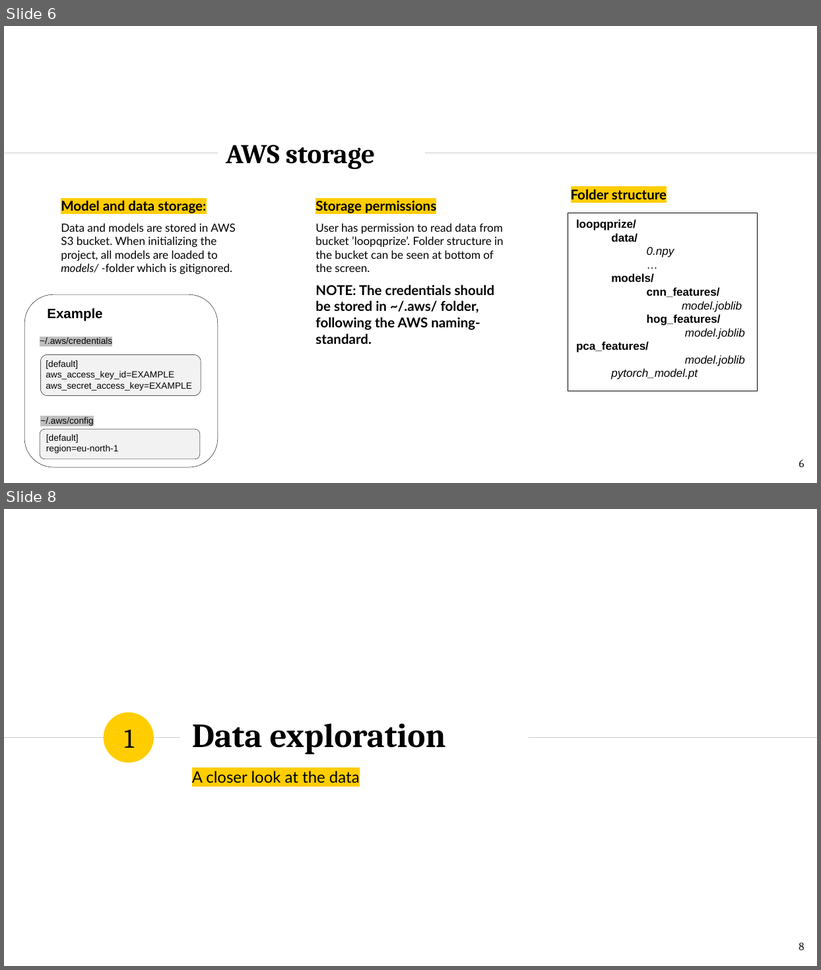
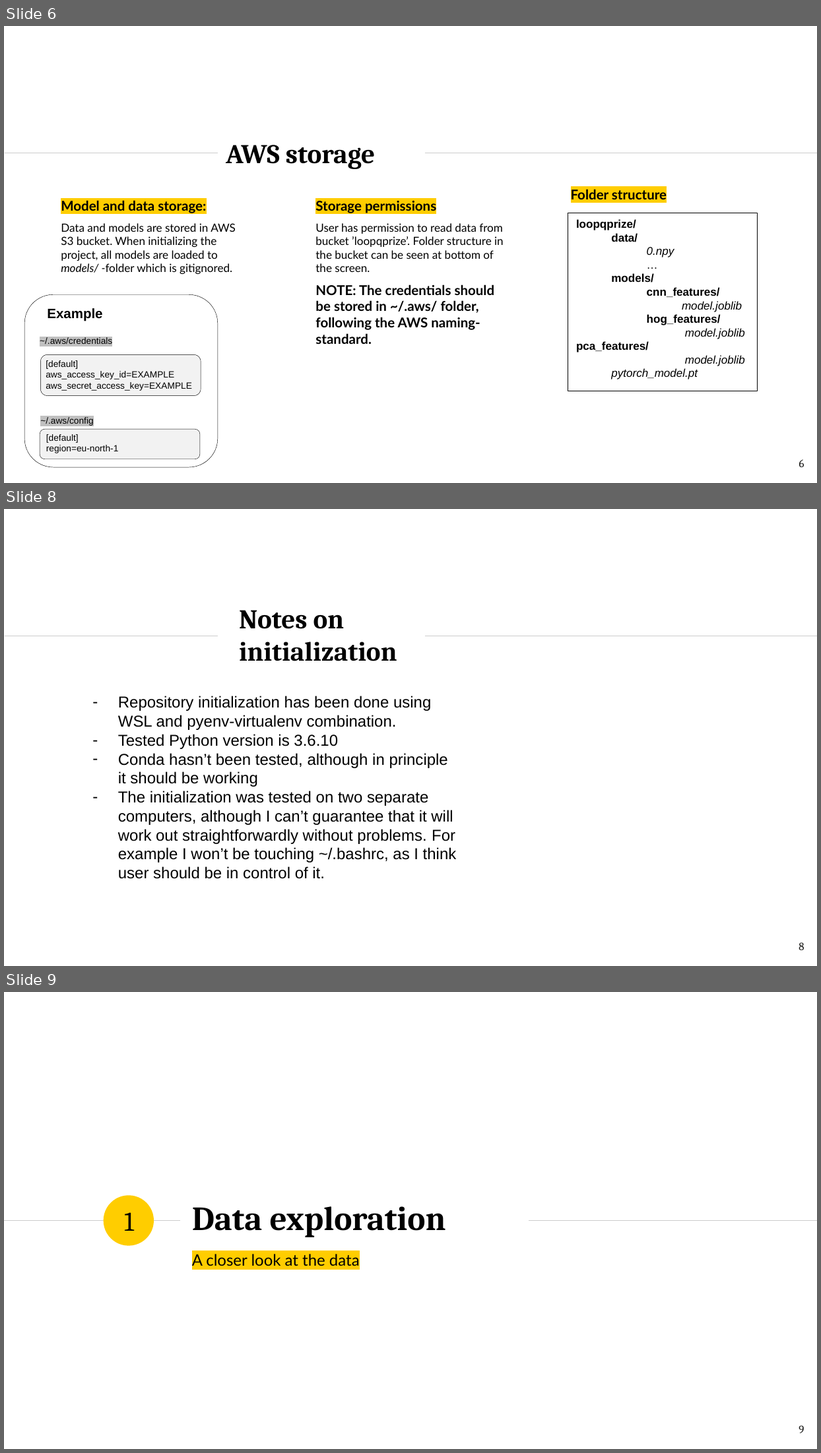
Before and after one commit to TeemuSo/Loop-Q-prize, a slide deck: reports/Sormunen, Teemu_Overview.pptx. Shown one above the other, each under a label of ours: slides 6 and 8 before the commit, slides 6, 8 and 9 after it; the slides between them are not shown. The pictures are 821x970 and 821x1453 pixels, drawn with LibreOffice and Linux fonts; fonts in the diff are those of the drawing. Boxes give left, top, right and bottom in pixels: in the first picture for what was removed or moved away, otherwise in the second. Text is boxed around its words. In the diff, an @@ line names an element or a change of style, - is before the commit and + after.

```diff
--- a/reports/Sormunen, Teemu_Overview.pptx
+++ b/reports/Sormunen, Teemu_Overview.pptx
@@ slide 8 added at box(4, 509, 817, 966), background #FFFFFF @@
@@ title added at box(239, 610, 397, 661), 24 pt, text #000000, bold @@
+Notes on initialization
@@ line added from (5, 636) to (218, 636), #CCCCCC 0.75 pt @@
@@ line added from (425, 636) to (817, 636), #CCCCCC 0.75 pt @@
@@ text added at box(118, 696, 457, 879), 14 pt, text #000000 @@
+– Repository initialization has been done using WSL and pyenv-virtualenv combination.
+– Tested Python version is 3.6.10
+– Conda hasn’t been tested, although in principle it should be working
+– The initialization was tested on two separate computers, although I can’t guarantee that it will work out straightforwardly without problems. For example I won’t be touching ~/.bashrc, as I think user should be in control of it.
@@ page number added at box(799, 943, 804, 951), 10 pt, text #1D1D1B @@
+8
@@ what was slide 8 is now slide 9 @@
@@ page number at box(799, 1426, 804, 1434): text changed @@
-8
+9
```
Also in this commit, not shown: 10 slides changed, 1 other file.
